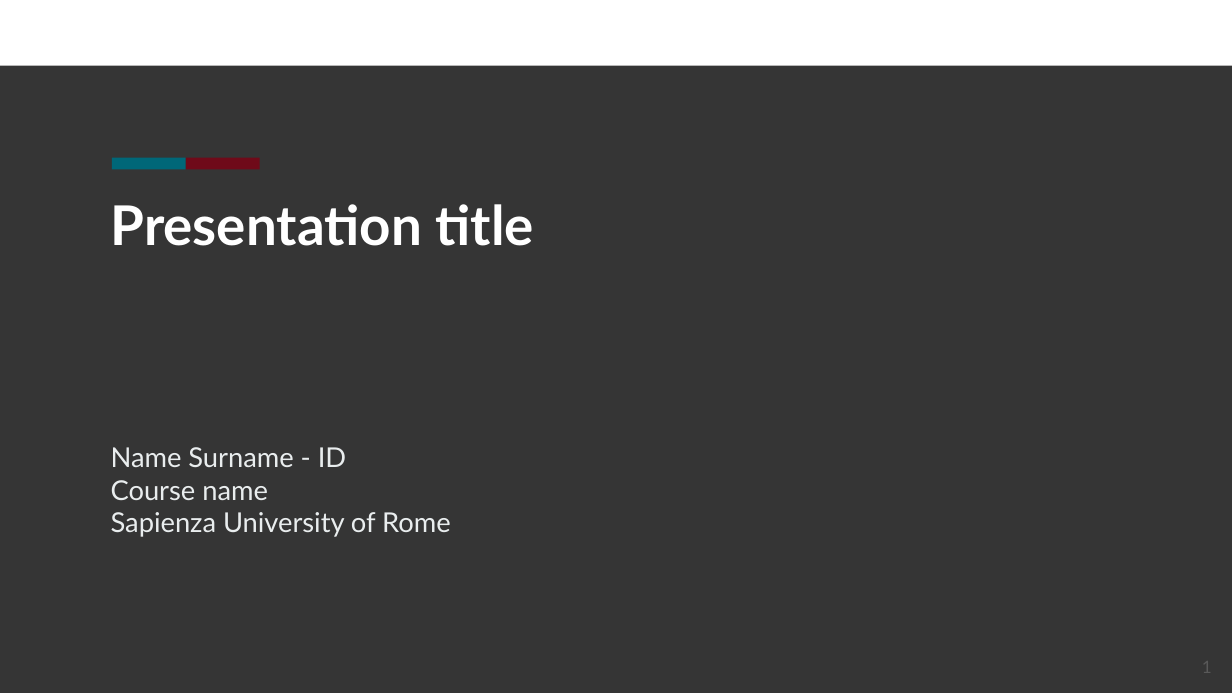
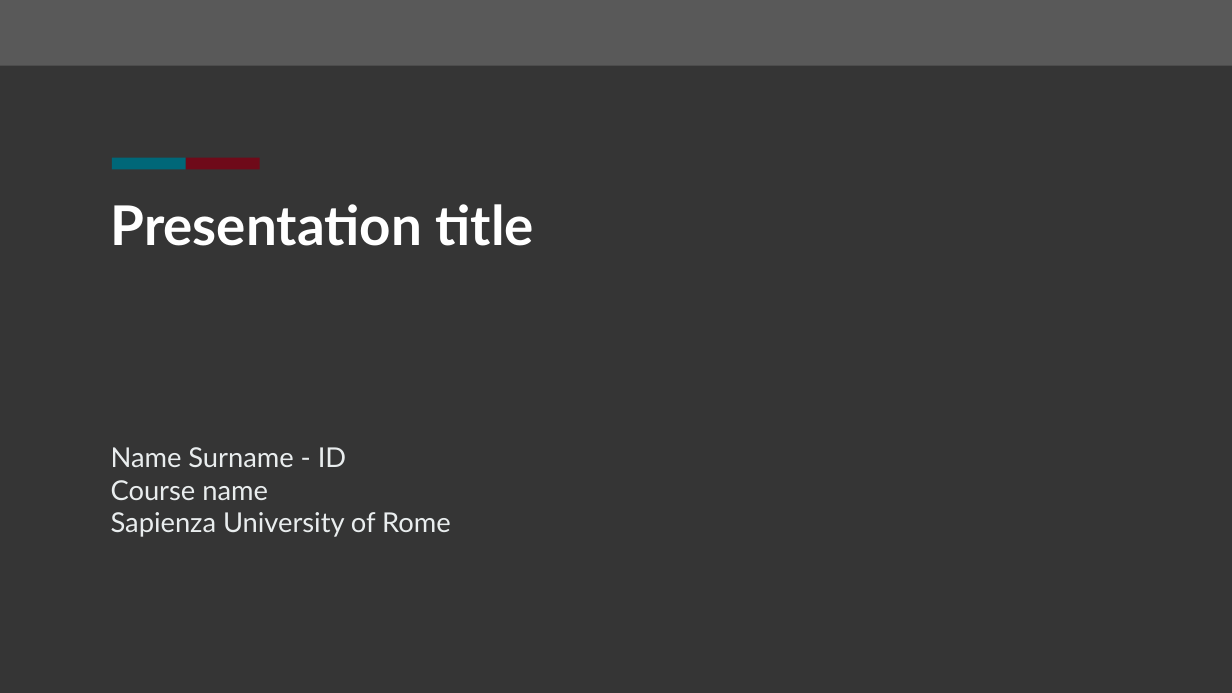
Before and after one commit to pietro-nardelli/sapienza-ppt-template, a slide deck: slide 1 of dark/sapienza-ppt-template_dark.pptx. Drawn at 1232x693 pixels with LibreOffice and Linux fonts; fonts in the diff are those of the drawing; background and template pictures are left out. Boxes give left, top, right and bottom in pixels: in the first picture for what was removed or moved away, otherwise in the second. Text is boxed around its words. In the diff, an @@ line names an element or a change of style, - is before the commit and + after.

```diff
--- a/dark/sapienza-ppt-template_dark.pptx
+++ b/dark/sapienza-ppt-template_dark.pptx
@@ rectangle at (0,0,1232,65): fill #FFFFFF to #595959 @@
@@ page number removed at (1202,656,1212,677) @@
-1
```
Also in this commit, not shown: 6 other slides changed, 5 other files.
